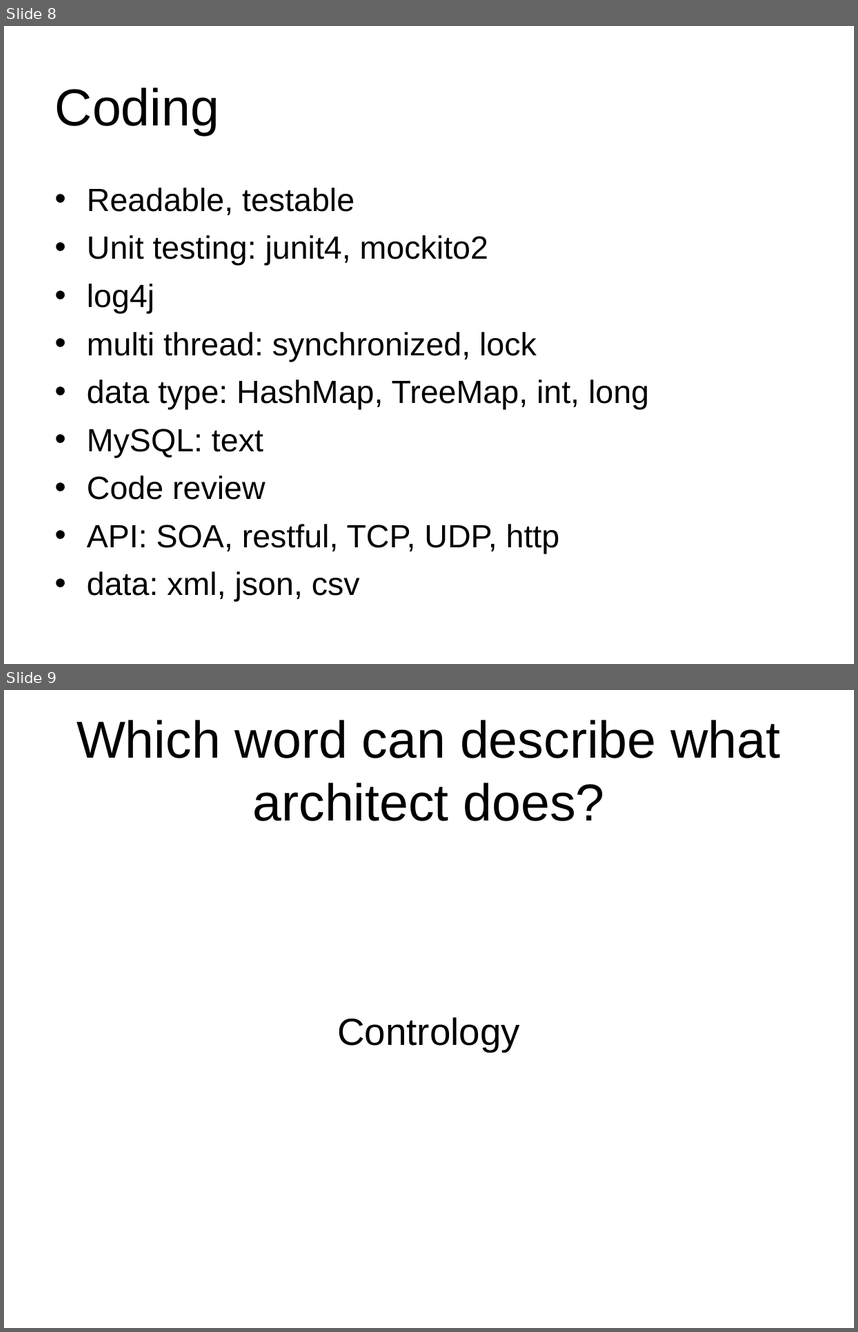
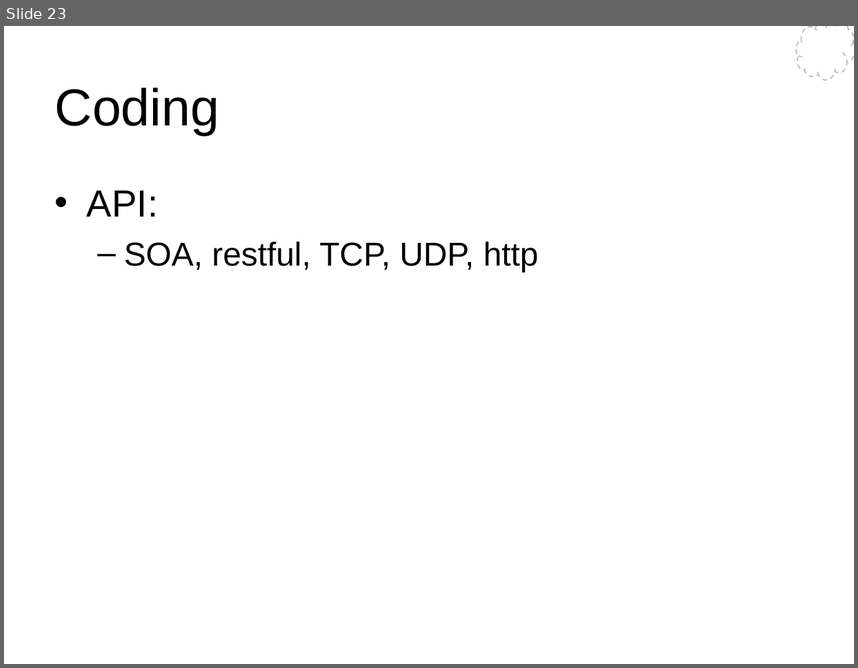
Before and after one commit to Wang-Ray/notes, a slide deck: Architect.ppt. Shown one above the other, each under a label of ours: slides 8 and 9 before the commit, slide 23 after it. The pictures are 858x1332 and 858x668 pixels, drawn with LibreOffice and Linux fonts; fonts in the diff are those of the drawing; background and template pictures are left out. Boxes give left, top, right and bottom in pixels: in the first picture for what was removed or moved away, otherwise in the second. Text is boxed around its words. In the diff, an @@ line names an element or a change of style, - is before the commit and + after.

```diff
--- a/Architect.ppt
+++ b/Architect.ppt
@@ slide 9 removed at bbox=[4, 690, 854, 1328], background #FFFFFF @@
@@ title removed at bbox=[76, 720, 780, 821] @@
-Which word can describe what architect does?
@@ text removed at bbox=[337, 1017, 520, 1052] @@
-Contrology
@@ what was slide 8 is now slide 23 @@
@@ slide 23 changed as well @@
@@ freeform shape added at bbox=[796, 26, 854, 81], fill #FFFFFF, outline #BCBCBC 0.99 pt dashed @@
@@ text at bbox=[87, 190, 539, 272]: text changed; size 27.2 to 28 pt @@
-• Readable, testable
-• Unit testing: junit4, mockito2
-• log4j
-• multi thread: synchronized, lock
-• data type: HashMap, TreeMap, int, long
-• MySQL: text
-• Code review
-• API: SOA, restful, TCP, UDP, http
-• data: xml, json, csv
+• API:
+  – SOA, restful, TCP, UDP, http
```
Also in this commit, not shown: 3 other slides changed, 26 slides added, 4 other slides removed.
